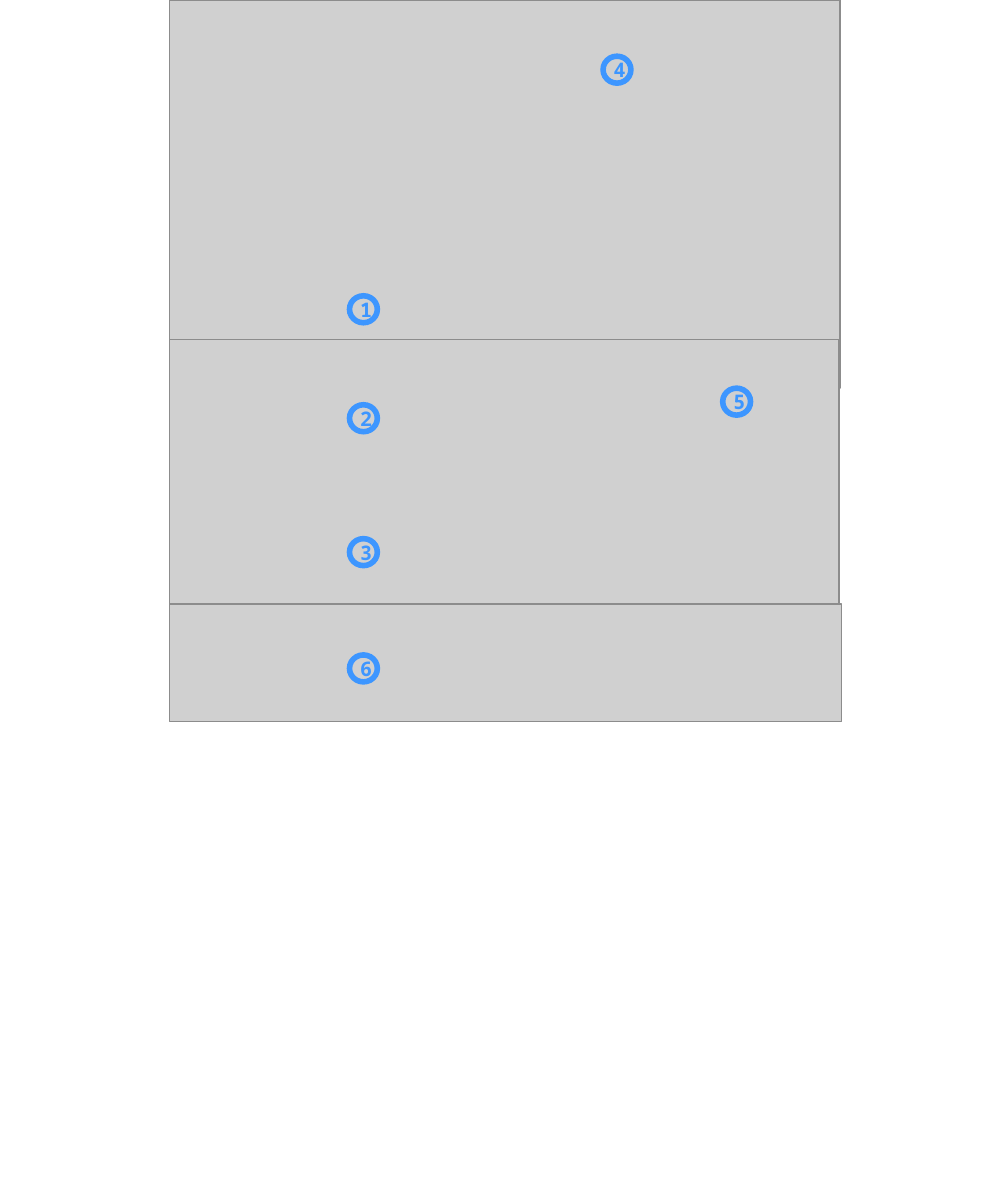
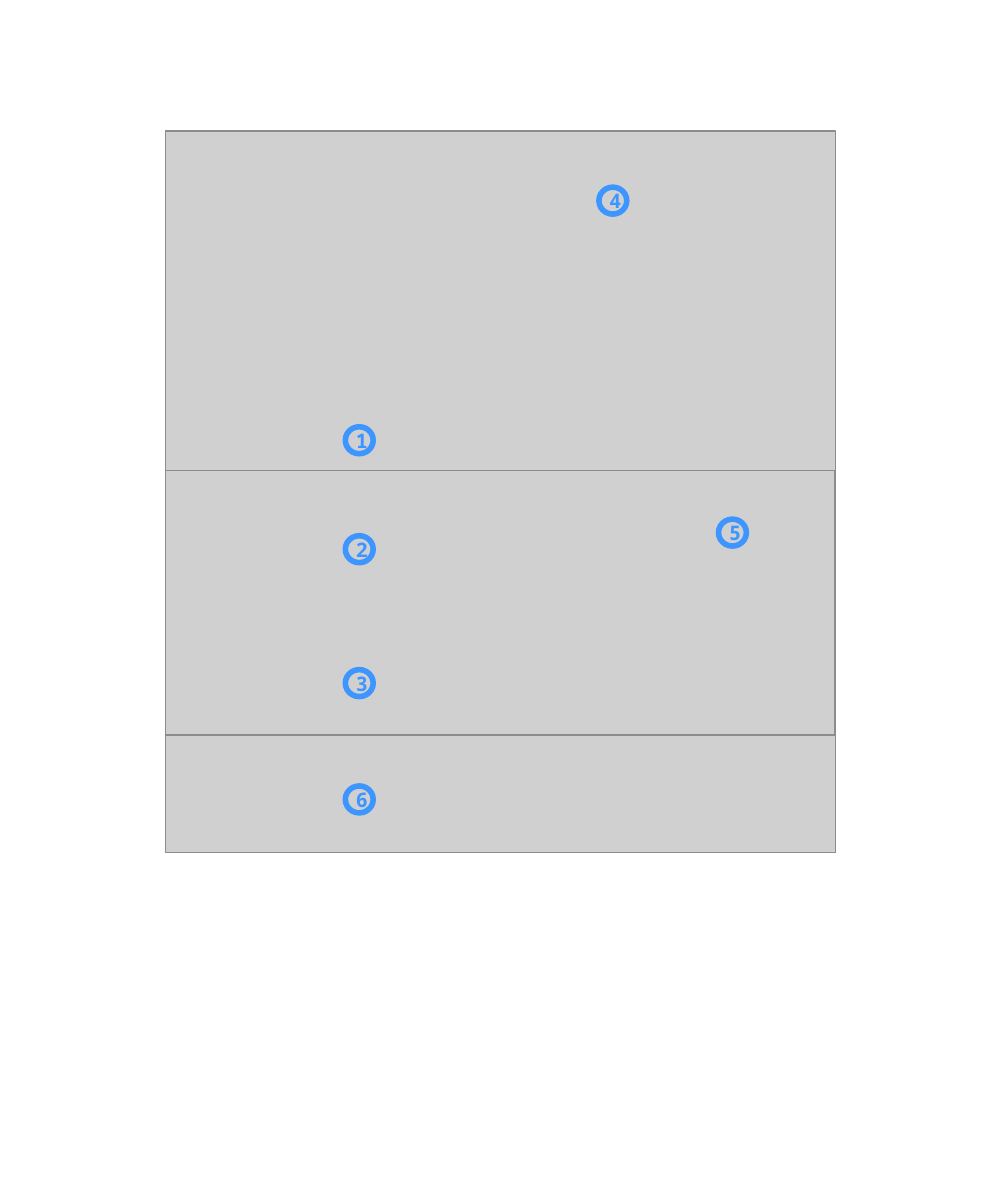
Before and after one commit to Fraunhofer-ITMP/alister, a slide deck: slide 7 of www/tut/2023 05 03 Tutorial.pptx. Drawn at 1003x1204 pixels with LibreOffice and Linux fonts; fonts in the diff are those of the drawing; grey boxes stand for pictures. Boxes give left, top, right and bottom in pixels: in the first picture for what was removed or moved away, otherwise in the second. Text is boxed around its words. In the diff, an @@ line names an element or a change of style, - is before the commit and + after.

```diff
--- a/www/tut/2023 05 03 Tutorial.pptx
+++ b/www/tut/2023 05 03 Tutorial.pptx
@@ 6 ellipses, 3 pictures: place and size @@
-6 ellipses, 3 pictures at [170,0,841,722]
+6 ellipses, 3 pictures at [166,131,836,853]
```
Also in this commit, not shown: 1 other slide changed, 4 other files.
